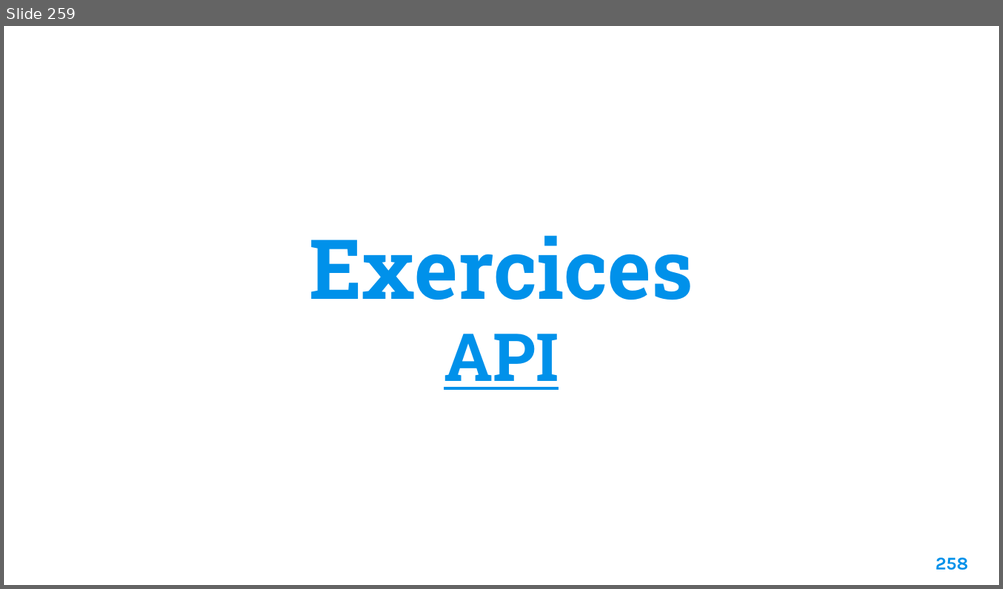
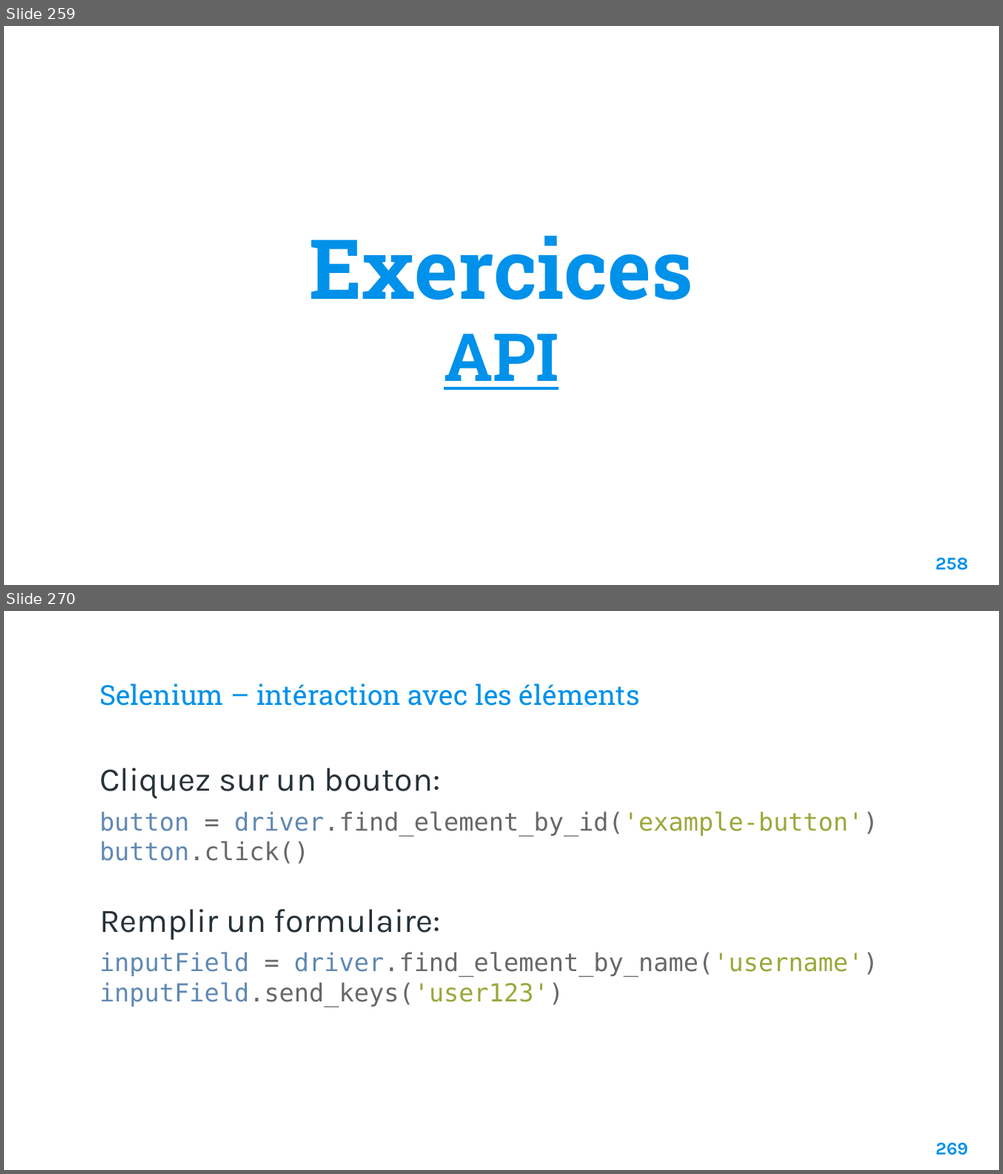
Before and after one commit to Fully-san/PythonSoftwareDevelopment, a slide deck: Supports/Python Software Development.pptx. Shown one above the other, each under a label of ours: slide 259 before the commit, slides 259 and 270 after it; the slides between them are not shown. The pictures are 1003x589 and 1003x1174 pixels, drawn with LibreOffice and Linux fonts; fonts in the diff are those of the drawing; background and template pictures are left out. Boxes give left, top, right and bottom in pixels: in the first picture for what was removed or moved away, otherwise in the second. Text is boxed around its words. In the diff, an @@ line names an element or a change of style, - is before the commit and + after.

```diff
--- a/Supports/Python Software Development.pptx
+++ b/Supports/Python Software Development.pptx
@@ slide 270 added at <box>4,611,999,1170</box>, background picture (left out) @@
@@ title added at <box>99,684,639,706</box>, 20 pt, text #0091EA @@
+Selenium – intéraction avec les éléments
@@ text added at <box>99,768,878,1007</box>, 18 pt, text #676867 @@
+Cliquez sur un bouton:
+button = driver.find_element_by_id('example-button')
+button.click()
+Remplir un formulaire:
+inputField = driver.find_element_by_name('username')
+inputField.send_keys('user123')
@@ page number added at <box>935,1143,967,1156</box>, 13 pt, text #0091EA, bold @@
+269
```
Also in this commit, not shown: 1 slide changed, 13 other slides added, 6 other files.
